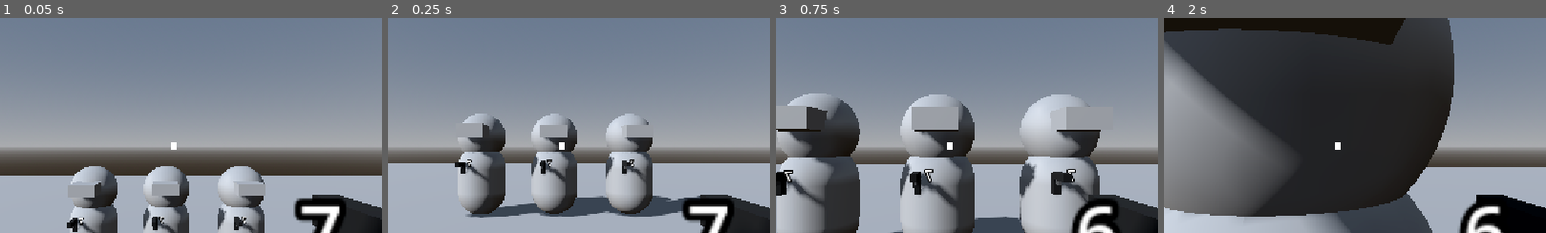
Above: before the commit, frames 1-4 (left to right).
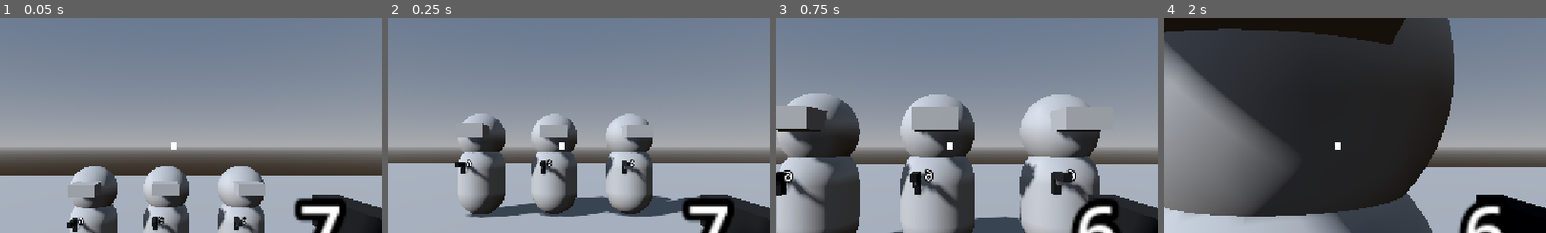
Above: after the commit, the same moments.

Repository: TdoggTH/Barrell-Game
Game: Godot game, scene res://root.tscn
Same seed, same stepped clock (60 frames per second), same inputs: the game is played once before the commit and once after it.
Inputs (mouse positions are % of the whole screen's width and height, from its top left):
- Up to frame 1 (0.05 s): no input
- Up to frame 2 (0.25 s): no input
- Up to frame 3 (0.75 s): tap Enter at 0.5 s; move the mouse to (45, 70) at 0.52 s; press the mouse at (45, 70) at 0.53 s; hold W (move_forward) from 0.53 s (still down)
- Up to frame 4 (2 s): keep holding W (move_forward); move the mouse to (80, 65) at 1.27 s; release the mouse at (80, 65) at 1.28 s; click (80, 65) at 1.35 s
The pictures show only the part of the screen within x 27-77%, y 20-70%; the shares and areas given below are measured in that part.

The runs differ from the first frame. In frame 1, less than 0.1% of the frame differs, in the area x 20-65%, y 92-97%; in frame 2, 0.1%; in frame 3, 0.3%, in the area x 2-79%, y 70-77%; in frame 4, nothing differs.

Commit message:
added health and death, enemies can now shoot
still need to add enemy detection, and add the ability for them to rotate to your direction

Diff:
--- /dev/null
+++ b/game-files/Enemies/BasicEnemy.gd
@@ -0,0 +1,10 @@
+extends CharacterBody3D
+
+@export var gun: Node3D
+
+@export var health: Node3D
+
+@export var enemyBehaviour: Node3D
+
+func die() -> void:
+	queue_free()
--- a/game-files/Enemies/BasicEnemy.tscn
+++ b/game-files/Enemies/BasicEnemy.tscn
@@ -1,6 +1,8 @@
 [gd_scene format=3 uid="uid://b1m0h02g35vjy"]
 
 [ext_resource type="Script" uid="uid://bfwbfo5tnipio" path="res://Enemies/EnemyBehaviour.gd" id="1_naotq"]
+[ext_resource type="Script" uid="uid://dq8wpewr360n4" path="res://Enemies/BasicEnemy.gd" id="1_ym6ep"]
+[ext_resource type="PackedScene" uid="uid://d0sy44lkb48tj" path="res://Global Mechanics/health.tscn" id="2_1fowp"]
 [ext_resource type="PackedScene" uid="uid://cssrijsjd66mp" path="res://Entities/Gun.tscn" id="2_rwafm"]
 
 [sub_resource type="SphereShape3D" id="SphereShape3D_pakj4"]
@@ -16,31 +18,44 @@
 [sub_resource type="CapsuleMesh" id="CapsuleMesh_pakj4"]
 height = 1.5
 
-[node name="basic-enemy" type="CharacterBody3D" unique_id=1391856522]
+[node name="BasicEnemy" type="CharacterBody3D" unique_id=1391856522 node_paths=PackedStringArray("gun", "health", "enemyBehaviour")]
 transform = Transform3D(1.2, 0, 0, 0, 1.2, 0, 0, 0, 1.2, 0, 0, 0)
+script = ExtResource("1_ym6ep")
+gun = NodePath("Gun")
+health = NodePath("Health")
+enemyBehaviour = NodePath("EnemyBehaviour")
 
-[node name="follow-player-behaviour" type="Node3D" parent="." unique_id=1821570043]
+[node name="Health" parent="." unique_id=1843821648 node_paths=PackedStringArray("character") instance=ExtResource("2_1fowp")]
+character = NodePath("..")
+
+[node name="EnemyBehaviour" type="Node3D" parent="." unique_id=1821570043 node_paths=PackedStringArray("gun", "gunRange")]
 script = ExtResource("1_naotq")
+gun = NodePath("../Gun")
+gunRange = NodePath("../Gun/GunRange")
 
-[node name="head" type="CollisionShape3D" parent="." unique_id=1150510503]
+[node name="Head" type="CollisionShape3D" parent="." unique_id=1150510503]
 transform = Transform3D(0.99999976, 0, 0, 0, 0.99999976, 0, 0, 0, 0.99999976, 0, 0.92236304, 0)
 shape = SubResource("SphereShape3D_pakj4")
 debug_color = Color(3.85046e-07, 0.59540313, 0.72759503, 0.41960785)
 
-[node name="head-mesh" type="MeshInstance3D" parent="head" unique_id=485961010]
+[node name="HeadMesh" type="MeshInstance3D" parent="Head" unique_id=485961010]
 transform = Transform3D(0.99999994, 0, 0, 0, 0.99999994, 0, 0, 0, 0.99999994, 0, 0, 0)
 mesh = SubResource("SphereMesh_pakj4")
 
-[node name="eyes-mesh" type="MeshInstance3D" parent="head" unique_id=149494409]
+[node name="EyesMesh" type="MeshInstance3D" parent="Head" unique_id=149494409]
 transform = Transform3D(0.99999976, 0, 0, 0, 0.99999976, 0, 0, 0, 0.99999976, 0.0020781965, 0.09335325, 0.36259118)
 mesh = SubResource("BoxMesh_pakj4")
 
-[node name="body" type="CollisionShape3D" parent="." unique_id=376623107]
+[node name="Body" type="CollisionShape3D" parent="." unique_id=376623107]
 shape = SubResource("CapsuleShape3D_pakj4")
 
-[node name="body-mesh" type="MeshInstance3D" parent="body" unique_id=214514516]
+[node name="BodyMesh" type="MeshInstance3D" parent="Body" unique_id=214514516]
 transform = Transform3D(0.99999976, 0, 0, 0, 0.99999976, 0, 0, 0, 0.99999976, 0, 0, 0)
 mesh = SubResource("CapsuleMesh_pakj4")
 
-[node name="gun" parent="." unique_id=312965893 instance=ExtResource("2_rwafm")]
+[node name="Gun" parent="." unique_id=312965893 instance=ExtResource("2_rwafm")]
 transform = Transform3D(0.99999976, 0, 0, 0, 0.99999976, 0, 0, 0, 0.99999976, -0.2236764, 0.2804131, 0.62354094)
+
+[node name="GunRange" type="RayCast3D" parent="Gun" unique_id=1723043203]
+transform = Transform3D(0.99999994, 0, 0, 0, 0.99999994, 0, 0, 0, 0.99999994, 0.22367644, 0.092691034, -0.29614115)
+target_position = Vector3(0, 0, 30)
--- a/game-files/Enemies/EnemyBehaviour.gd
+++ b/game-files/Enemies/EnemyBehaviour.gd
@@ -1,11 +1,17 @@
 extends Node
 
+@export var gun: Node3D
+@export var gunRange: RayCast3D
+
+var seePlayer: bool
 
 # Called when the node enters the scene tree for the first time.
 func _ready() -> void:
-	pass # Replace with function body.
-
+	pass
 
 # Called every frame. 'delta' is the elapsed time since the previous frame.
-func _process(delta: float) -> void:
-	pass
+func _physics_process(_delta: float) -> void:
+	if gun.currentMag > 0:
+		gun.shoot(gunRange)
+	if gun.currentMag == 0:
+		gun.reload()
--- a/game-files/Entities/gun.gd
+++ b/game-files/Entities/gun.gd
@@ -15,8 +15,6 @@
 
 @export var damage: int
 
-signal shot_someone(damage: int)
-
 # Called when the node enters the scene tree for the first time.
 func _ready() -> void:
 
@@ -28,7 +26,7 @@
 	print(shooting.magazineSize)
 
 	#Should have this inside of Shooting node, but because we only have 1 gun it gets a pass
-	var shotsPerSecond: int = fireRate / 60
+	var shotsPerSecond: int = floor(fireRate / 60)
 
 	shootingTimer.wait_time = shotsPerSecond
 	shootingTimer.stop()
@@ -36,7 +34,7 @@
 	#reloads the weapon according to the specified previously specified initialisations
 	shooting.reload()
 
-func _process(delta: float) -> void:
+func _process(_delta: float) -> void:
 	ammoCounter.text = String.num_int64(currentMag)
 
 func shoot(gunRange: RayCast3D):
@@ -45,12 +43,13 @@
 
 		var target = shooting.shoot(gunRange)
 		if target:
-			print("Gun: i shot ", target)
-			#target.hit(damage) #rejig this in the enemy branch
+			print("Gun: shooting ", target)
+			target.health.take_damage(damage)
 		shootingTimer.start()
 
 func reload() -> void:
-	reloadTimer.start()
+	if reloadTimer.is_stopped():
+		reloadTimer.start()
 
 
 func _on_reload_timer_timeout() -> void:
--- a/game-files/Entities/gun.tscn
+++ b/game-files/Entities/gun.tscn
@@ -56,9 +56,8 @@
 [node name="Limit" type="MeshInstance3D" parent="Shape" unique_id=336978738]
 mesh = SubResource("BoxMesh_7pw6a")
 
-[node name="Shooting" type="Node3D" parent="." unique_id=2041790855 node_paths=PackedStringArray("shot")]
+[node name="Shooting" type="Node3D" parent="." unique_id=2041790855]
 script = ExtResource("2_wcyxf")
-shot = NodePath("")
 
 [node name="BulletPosition" type="Marker3D" parent="Shooting" unique_id=1092734094]
 transform = Transform3D(1, 0, 0, 0, 1, 0, 0, 0, 1, 0, 0.09931931, 0.22757703)
--- /dev/null
+++ b/game-files/Global Mechanics/health.gd
@@ -0,0 +1,17 @@
+extends Node3D
+
+@export var character: CharacterBody3D
+@export var maxHealthPoints: int
+
+var currentHealthPoints: int
+
+func _ready() -> void:
+	currentHealthPoints = maxHealthPoints
+
+func _process(_delta: float) -> void:
+	# Update health status
+	if currentHealthPoints <= 0:
+		character.die()
+
+func take_damage(damage) -> void:
+	currentHealthPoints -= damage
--- /dev/null
+++ b/game-files/Global Mechanics/health.tscn
@@ -0,0 +1,9 @@
+[gd_scene format=3 uid="uid://d0sy44lkb48tj"]
+
+[ext_resource type="Script" uid="uid://cnedrgorqj5w0" path="res://Global Mechanics/health.gd" id="1_l1egy"]
+
+[node name="Health" type="Node3D" unique_id=1843821648 node_paths=PackedStringArray("character")]
+transform = Transform3D(0.99999994, 0, 0, 0, 0.99999994, 0, 0, 0, 0.99999994, 0, 0, 0)
+script = ExtResource("1_l1egy")
+character = NodePath("")
+maxHealthPoints = 30
--- a/game-files/Player/Player.tscn
+++ b/game-files/Player/Player.tscn
@@ -2,6 +2,7 @@
 
 [ext_resource type="Script" uid="uid://b6u18a0wy2e4q" path="res://Player/Player.gd" id="1_xhfnw"]
 [ext_resource type="PackedScene" uid="uid://cssrijsjd66mp" path="res://Entities/Gun.tscn" id="2_kpjcp"]
+[ext_resource type="PackedScene" uid="uid://d0sy44lkb48tj" path="res://Global Mechanics/health.tscn" id="2_tok1r"]
 
 [sub_resource type="CapsuleShape3D" id="CapsuleShape3D_pakj4"]
 
@@ -9,10 +10,18 @@
 
 [sub_resource type="CanvasTexture" id="CanvasTexture_pakj4"]
 
-[node name="Player" type="CharacterBody3D" unique_id=50377273 node_paths=PackedStringArray("gun", "gunRange")]
+[node name="Player" type="CharacterBody3D" unique_id=50377273 node_paths=PackedStringArray("health", "gun", "gunRange")]
 script = ExtResource("1_xhfnw")
+health = NodePath("Health")
 gun = NodePath("Gun")
 gunRange = NodePath("Marker3D/GunRange")
+
+[node name="Health" parent="." unique_id=1843821648 node_paths=PackedStringArray("character") instance=ExtResource("2_tok1r")]
+character = NodePath("..")
+maxHealthPoints = 60
+
+[node name="Gun" parent="." unique_id=312965893 instance=ExtResource("2_kpjcp")]
+transform = Transform3D(-1, 0, 8.742278e-08, 0, 1, 0, -8.742278e-08, 0, -1, 0.45440817, 0.47705764, -0.6026857)
 
 [node name="CollisionShape3D" type="CollisionShape3D" parent="." unique_id=546207268]
 shape = SubResource("CapsuleShape3D_pakj4")
@@ -32,8 +41,3 @@
 [node name="Crosshair" type="Sprite3D" parent="Marker3D" unique_id=2013968633]
 transform = Transform3D(1, 0, 0, 0, 1, 0, 0, 0, 1, 0, 0, -0.15484488)
 texture = SubResource("CanvasTexture_pakj4")
-
-[node name="Gun" parent="." unique_id=312965893 instance=ExtResource("2_kpjcp")]
-transform = Transform3D(-1, 0, 8.742278e-08, 0, 1, 0, -8.742278e-08, 0, -1, 0.45440817, 0.47705764, -0.6026857)
-
-[connection signal="shot_someone" from="Gun" to="." method="_on_gun_shot_someone"]
--- a/game-files/Player/player.gd
+++ b/game-files/Player/player.gd
@@ -4,6 +4,8 @@
 @export var speed = 14
 # The downward acceleration when in the air, in meters per second squared.
 @export var fall_acceleration = 75
+
+@export var health: Node3D
 
 @export var gun: Node3D
 @export var gunRange: RayCast3D
@@ -46,3 +48,7 @@
 		gun.shoot(gunRange)
 	if Input.is_action_pressed("reload"):
 		gun.reload()
+
+
+func die() -> void:
+	pass
Not shown, added: game-files/Enemies/BasicEnemy.gd.uid
Not shown, added: game-files/Global Mechanics/health.gd.uid
